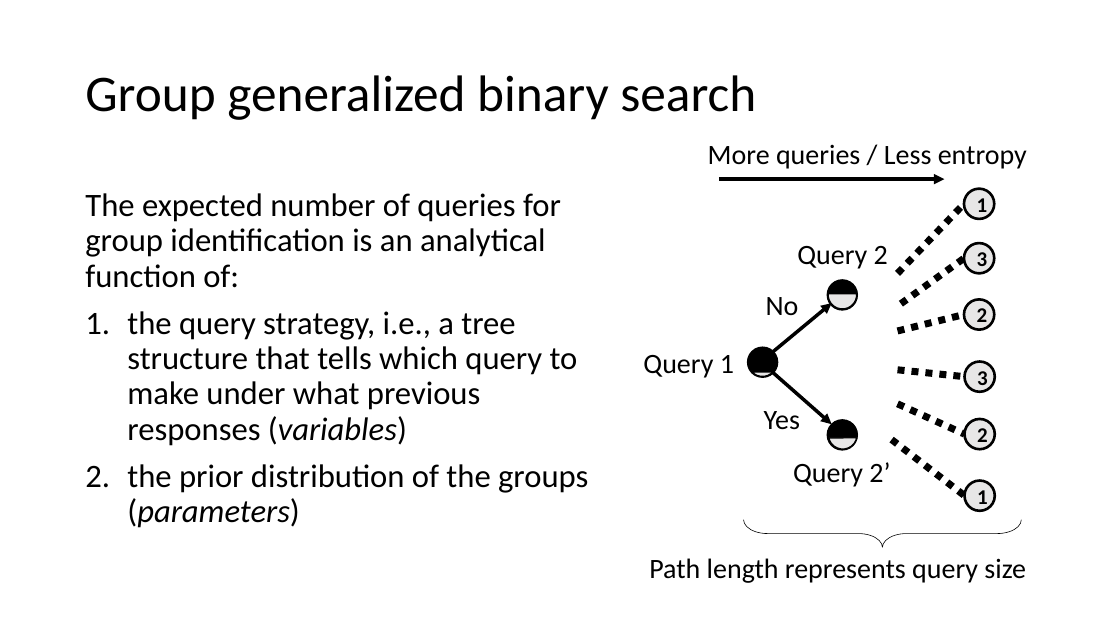
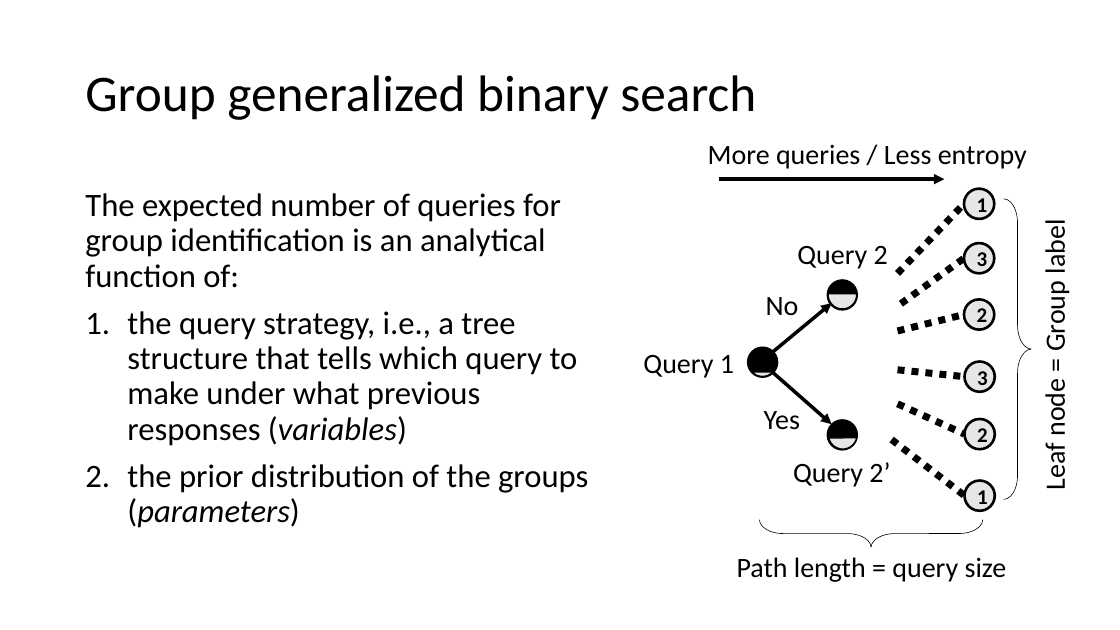
Before and after one commit to antantantant/maxCars, a slide deck: slide 9 of war/images/idetc2013a/idetc2013a.pptx. Drawn at 1120x630 pixels with LibreOffice and Linux fonts; fonts in the diff are those of the drawing. Boxes give left, top, right and bottom in pixels: in the first picture for what was removed or moved away, otherwise in the second. Text is boxed around its words. In the diff, an @@ line names an element or a change of style, - is before the commit and + after.

```diff
--- a/war/images/idetc2013a/idetc2013a.pptx
+++ b/war/images/idetc2013a/idetc2013a.pptx
@@ left brace added at [1004,199,1032,500], outline #000000 0.5 pt @@
@@ text added at [1038,226,1072,488], 24 pt, text #000000 @@
+Leaf node = Group label
@@ left brace: place and size @@
-left brace at [744,520,1022,548]
+left brace at [760,520,983,547]
@@ text at [737,557,1007,582]: text changed @@
-Path length represents query size
+Path length = query size
```
Also in this commit, not shown: 1 other slide changed, 4 other files.
